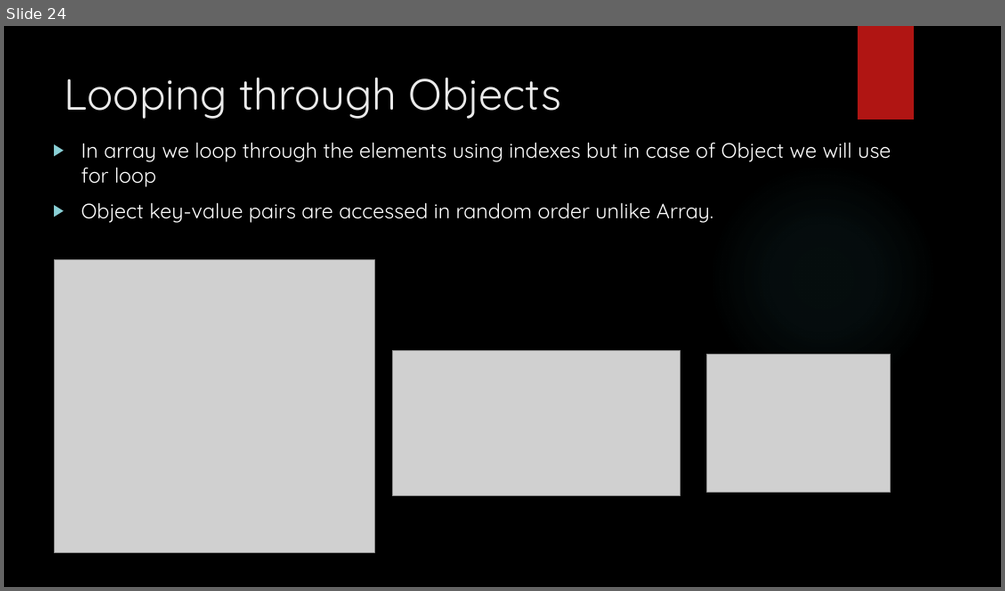
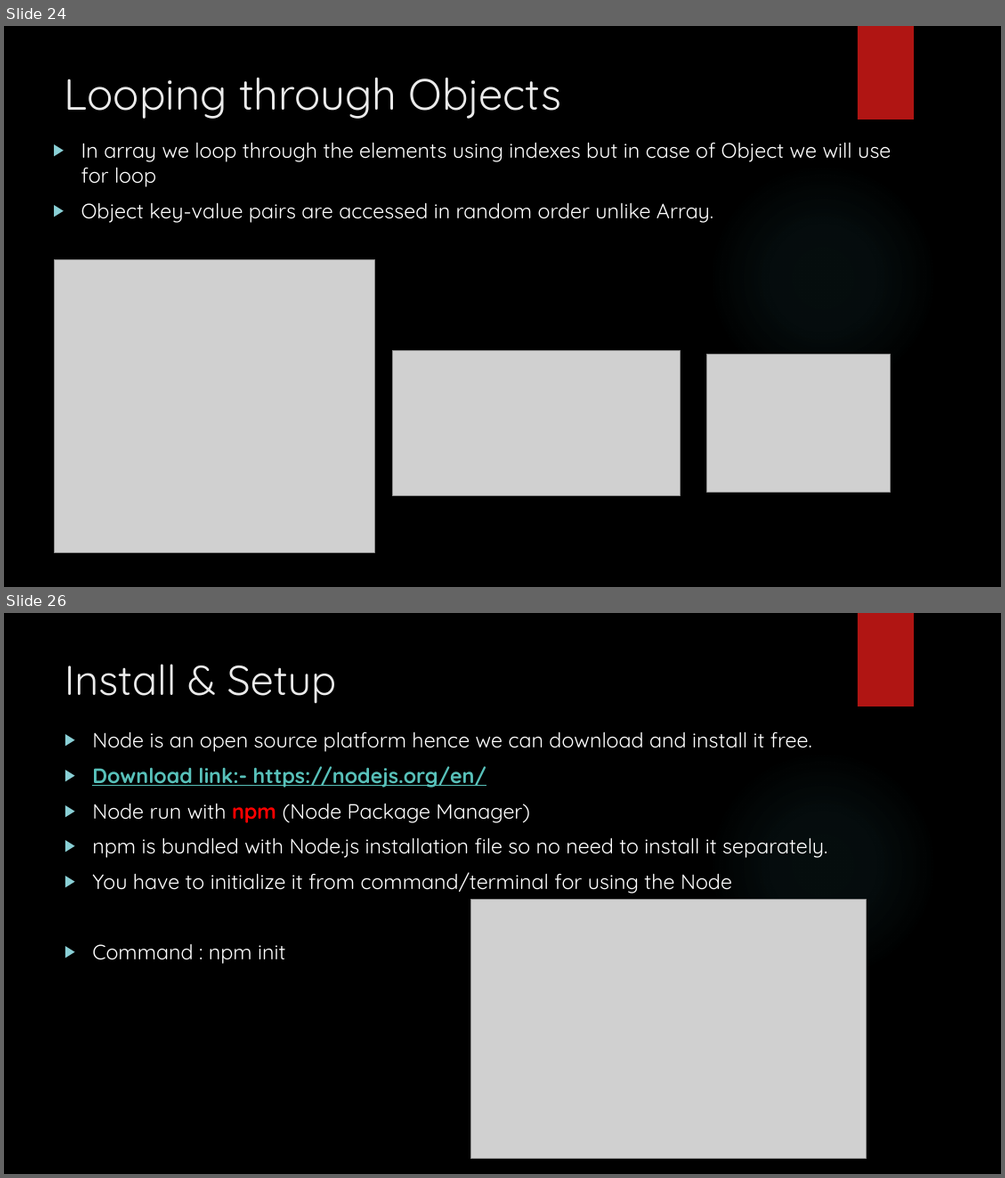
Before and after one commit to git-chinmay/my-JavaScript, a slide deck: JAVASCRPT.pptx. Shown one above the other, each under a label of ours: slide 24 before the commit, slides 24 and 26 after it; the slides between them are not shown. The pictures are 1005x591 and 1005x1178 pixels, drawn with LibreOffice and Linux fonts; fonts in the diff are those of the drawing; grey boxes stand for pictures; background and template pictures are left out. Boxes give left, top, right and bottom in pixels: in the first picture for what was removed or moved away, otherwise in the second. Text is boxed around its words. In the diff, an @@ line names an element or a change of style, - is before the commit and + after.

```diff
--- a/JAVASCRPT.pptx
+++ b/JAVASCRPT.pptx
@@ slide 26 added at (x1=4, y1=613, x2=1001, y2=1174), background picture (left out); not listed: 2 template elements that a slide beside it also shows @@
@@ title added at (x1=65, y1=664, x2=337, y2=704), 40 pt, text #EBEBEB @@
+Install & Setup
@@ text added at (x1=92, y1=731, x2=827, y2=964), 20 pt, text #FFFFFF @@
+▶ Node is an open source platform hence we can download and install it free.
+▶ Download link:- https://nodejs.org/en/
+▶ Node run with npm (Node Package Manager)
+▶ npm is bundled with Node.js installation file so no need to install it separately.
+▶ You have to initialize it from command/terminal for using the Node
+▶ Command : npm init
@@ picture added at (x1=470, y1=900, x2=866, y2=1159) @@
```
Also in this commit, not shown: 5 other slides added.
